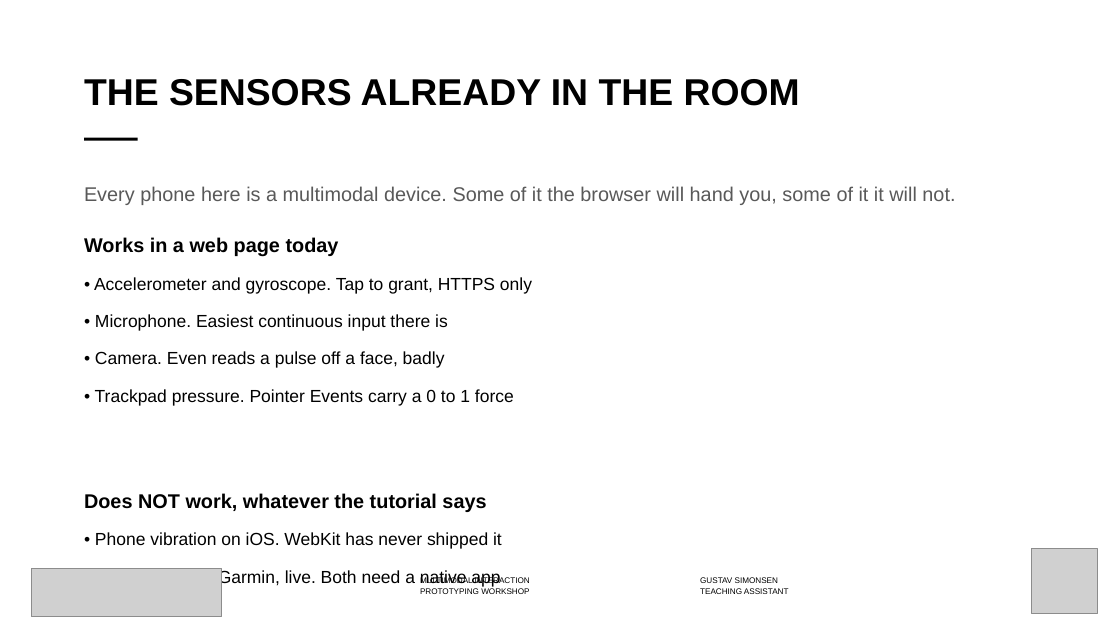
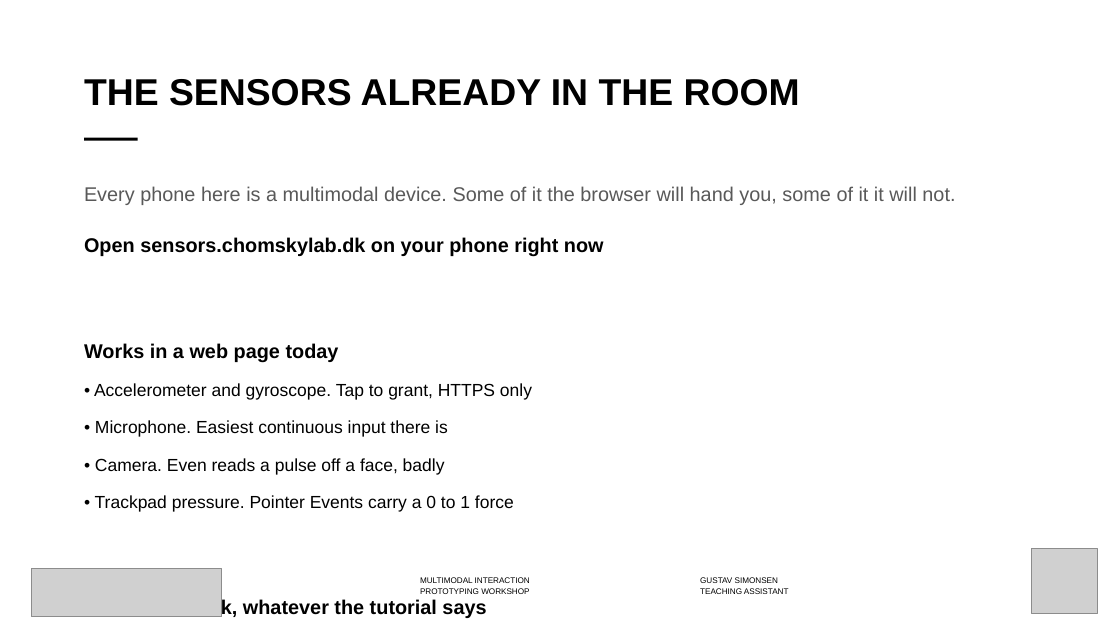
Before and after one commit to labtools-au/multimodal-actuator-workshop, a slide deck: slide 25 of docs/multimodal-actuator-workshop.pptx. Drawn at 1120x630 pixels with LibreOffice and Linux fonts; fonts in the diff are those of the drawing; grey boxes stand for pictures; background and template pictures are left out. Boxes give left, top, right and bottom in pixels: in the first picture for what was removed or moved away, otherwise in the second. Text is boxed around its words. In the diff, an @@ line names an element or a change of style, - is before the commit and + after.

```diff
--- a/docs/multimodal-actuator-workshop.pptx
+++ b/docs/multimodal-actuator-workshop.pptx
@@ text at (84,237,604,256): paragraph added @@
+Open sensors.chomskylab.dk on your phone right now
```
Also in this commit, not shown: 1 other slide changed, 5 other files.
